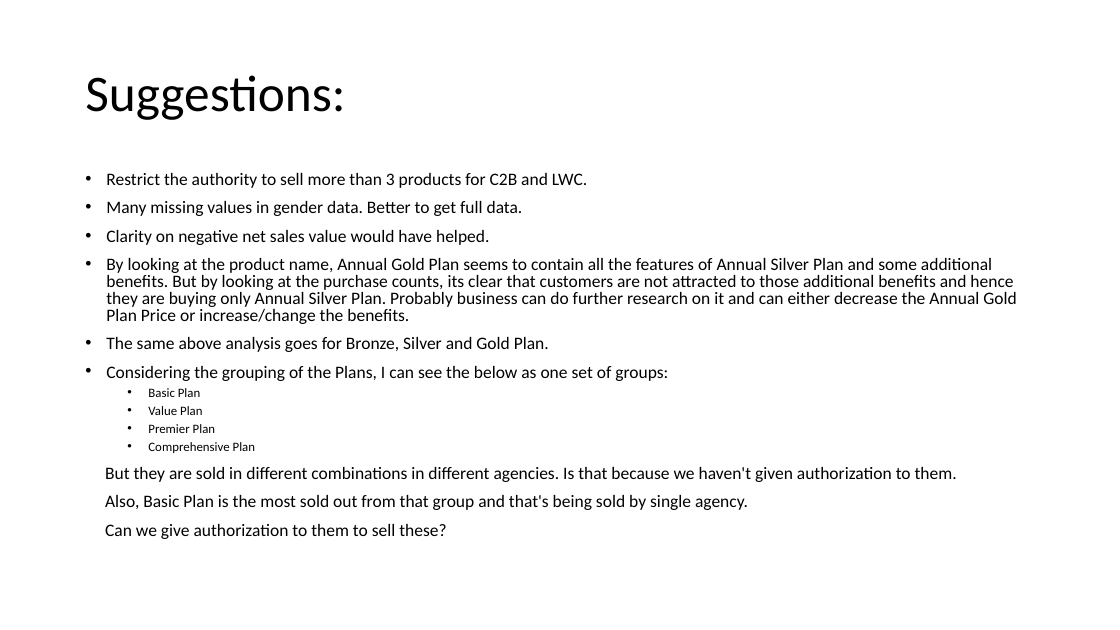
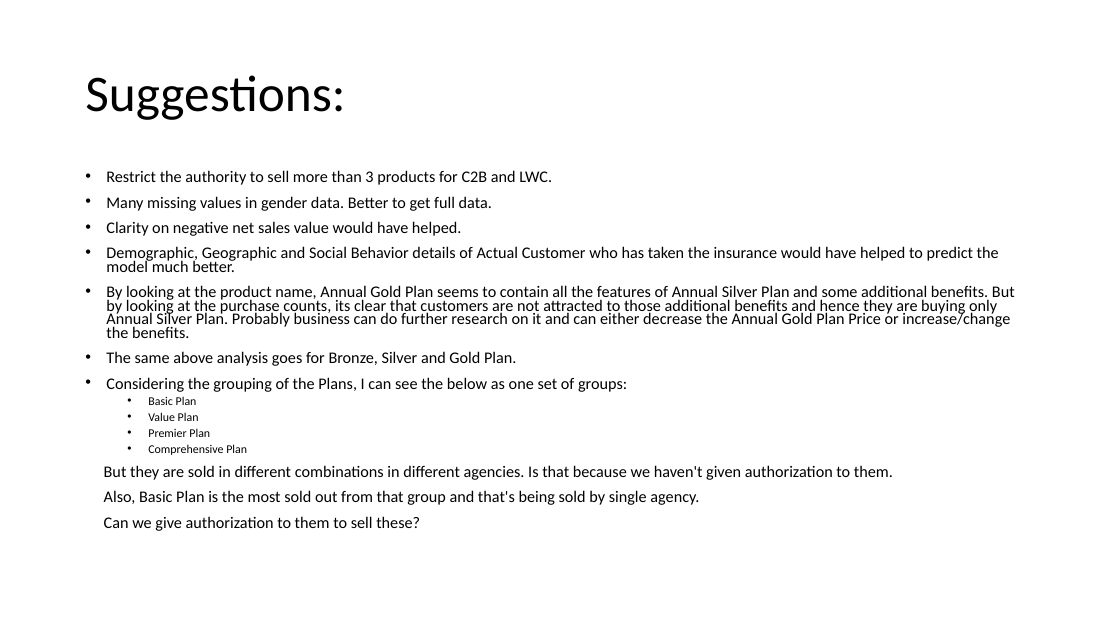
Before and after one commit to ChaitanyaSagar-Gurujula/Simility_PayPal, a slide deck: slide 14 of Simility_Travel_Insurance.pptx. Drawn at 1120x630 pixels with LibreOffice and Linux fonts; fonts in the diff are those of the drawing. Boxes give left, top, right and bottom in pixels: in the first picture for what was removed or moved away, otherwise in the second. Text is boxed around its words. In the diff, an @@ line names an element or a change of style, - is before the commit and + after.

```diff
--- a/Simility_Travel_Insurance.pptx
+++ b/Simility_Travel_Insurance.pptx
@@ text at [104,170,1015,531]: size 15 to 13.9 pt in "Restrict the authority to sell more than ...", "Many missing values in gender data. Better ...", "Clarity on negative net sales value would ...", "By looking at the product name, Annual ..." and 5 more places; size 11 to 10.2 pt in "Basic Plan", "Value Plan", "Premier Plan", "Comprehensive Plan"; line spacing 0.8 to 0.7 @@
@@ text at [106,246,999,272]: paragraph added @@
+• Demographic, Geographic and Social Behavior details of Actual Customer who has taken the insurance would have helped to predict the model much better.
```
